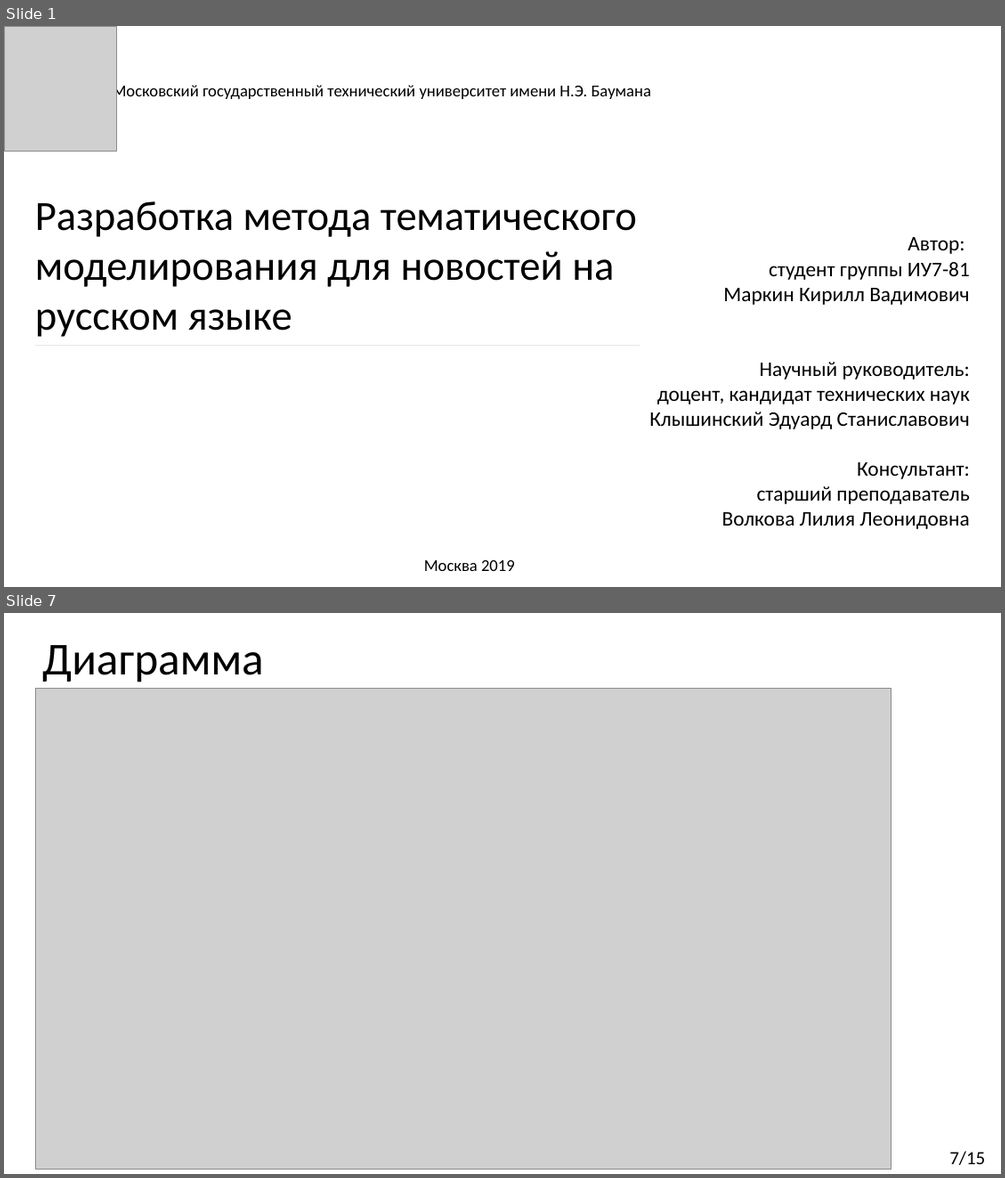
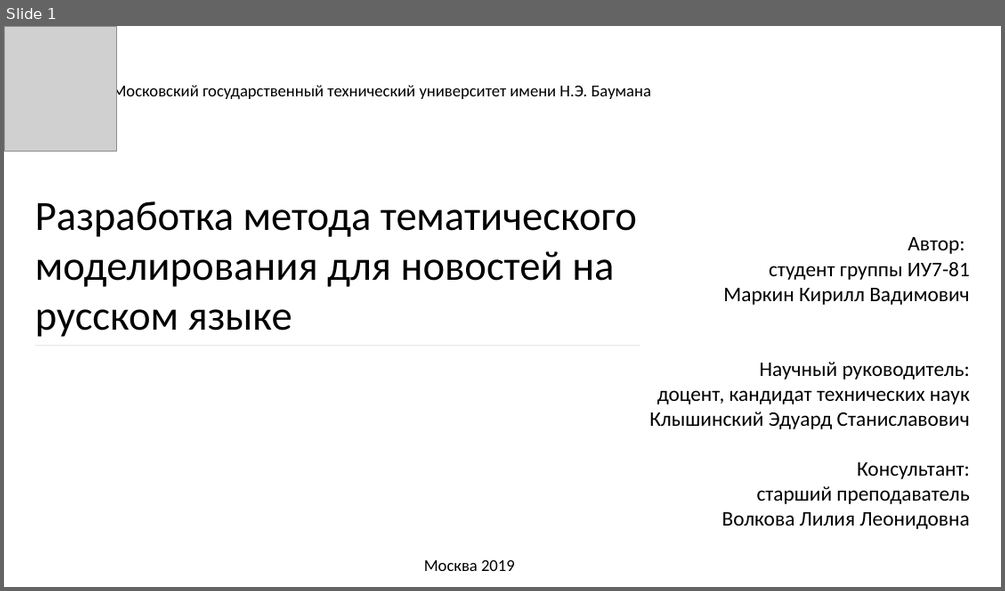
Before and after one commit to Kirmark/bachelor-qualification-work, a slide deck: presentation/presentation.pptx. Shown one above the other, each under a label of ours: slides 1 and 7 before the commit, slide 1 after it; the slides between them are not shown. The pictures are 1005x1178 and 1005x591 pixels, drawn with LibreOffice and Linux fonts; fonts in the diff are those of the drawing; grey boxes stand for pictures. Boxes give left, top, right and bottom in pixels: in the first picture for what was removed or moved away, otherwise in the second. Text is boxed around its words. In the diff, an @@ line names an element or a change of style, - is before the commit and + after.

```diff
--- a/presentation/presentation.pptx
+++ b/presentation/presentation.pptx
@@ slide 7 removed at box(4, 613, 1001, 1174), background #FFFFFF @@
@@ text removed at box(42, 645, 264, 742) @@
-Диаграмма метода
@@ picture removed at box(35, 689, 890, 1169) @@
@@ text removed at box(949, 1151, 985, 1165) @@
-7/15
```
Also in this commit, not shown: 9 slides changed, 4 slides added, 3 other slides removed, 5 other files.
